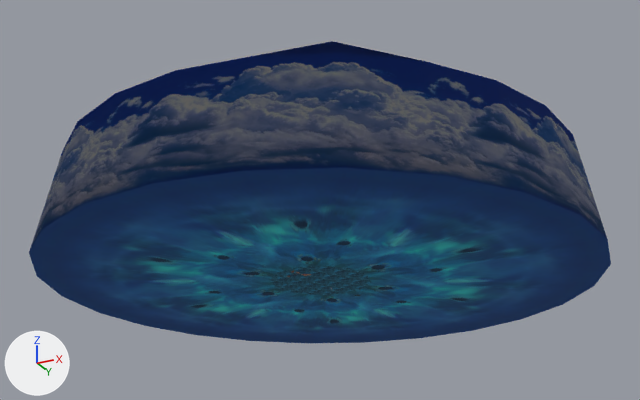
The OBJ model NewSonicThing/res/Models/Levels/SeasideHill/LevelChunks/Chunk7.obj, before and after one commit.
Before and after are seen from a 50 mm camera at (69290.0, -111485.0, -45967.0) aimed at (468.0, 26159.0, 15973.0). Lighting does not change. The marker at lower left points along +X, +Y and +Z. Where no turn or scale is listed for an object, it has been applied to the vertices. Vertices at the same position are counted once.

Names of what the first picture shows: 'Chunk7'.
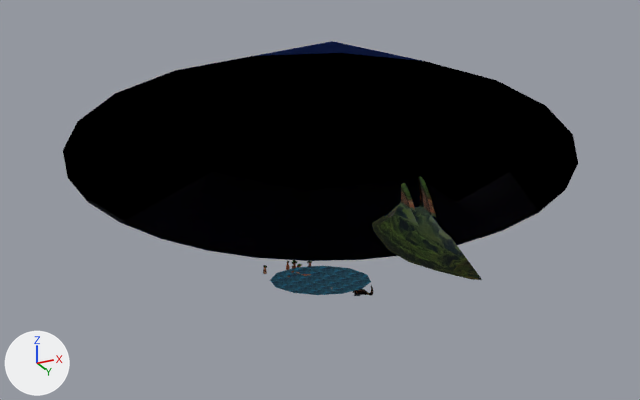
What differs and where, as boxes (x1, y1, x2, y2) in the pictures (640 x 400 px):
'Chunk7', reshaped (11% narrower, 16% shorter)
    before: (29, 41, 611, 343)
    after: (63, 41, 578, 296)
part 1 of me_chunk7, deleted (blue)
    before: (29, 53, 611, 343)

Edits to the bpy script that builds the scene:
```text
Change me_chunk7:
    used by ob_chunk7; location = (0.0, 0.0, 0.0)
    remove me_chunk7.from_pydata(...)  # 4607 vertices, 7135 faces; spans x -49100.0..50900.0, y -24500.0..75500.0, z -304.0..36138.0
    add me_chunk7.from_pydata(...)  # 4477 vertices, 6891 faces; spans x -45747.0..47547.0, y -21147.0..72147.0, z -304.0..36138.0
    me_chunk7 part 1
    130 vertices are removed from x -49100.0..50900.0, y -24500.0..75500.0, z 0.0
    244 faces are deleted
    remove me_chunk7.materials.append(mat_k1_umi03_png)  # picture img_k1_umi03_png
```
